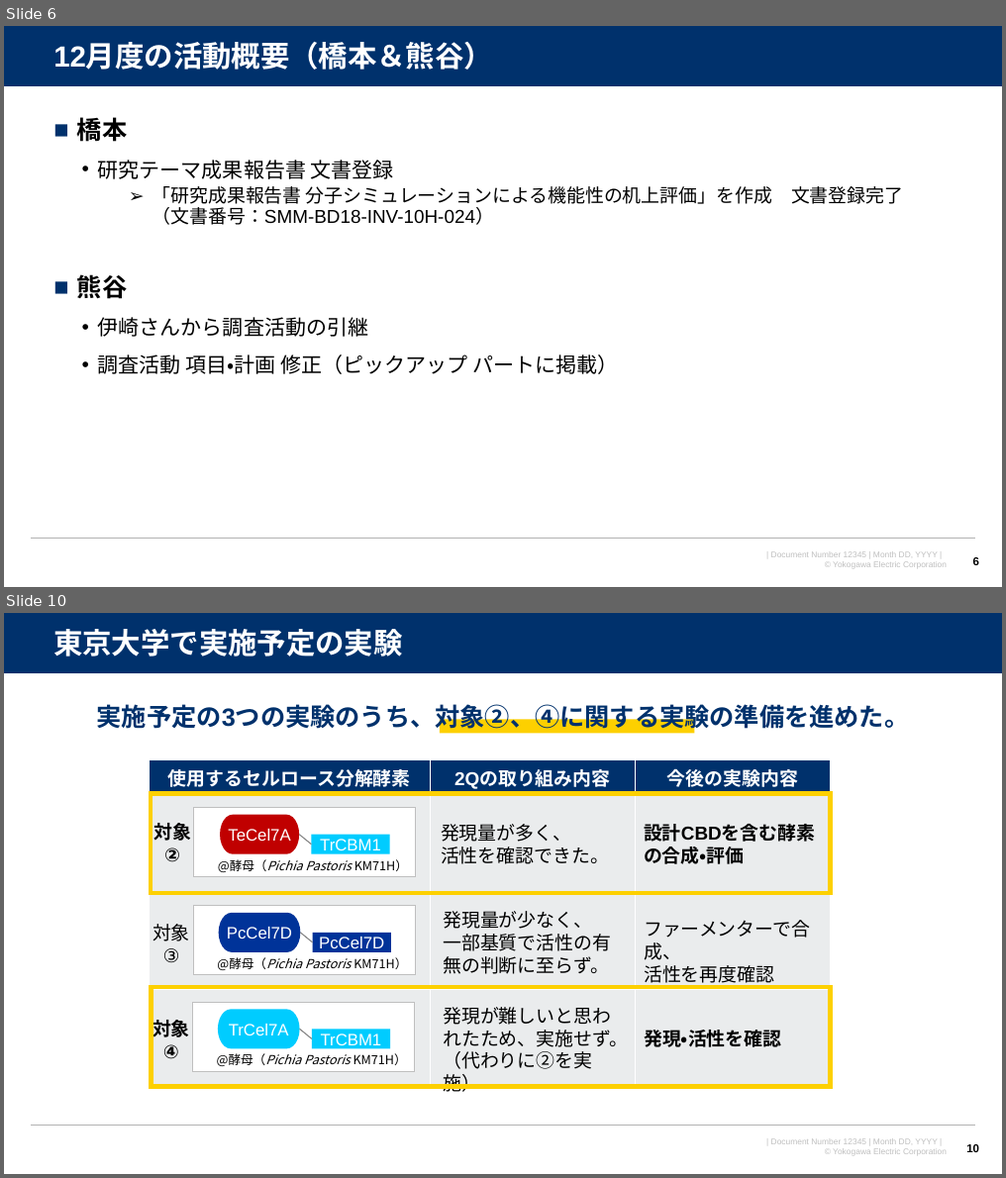
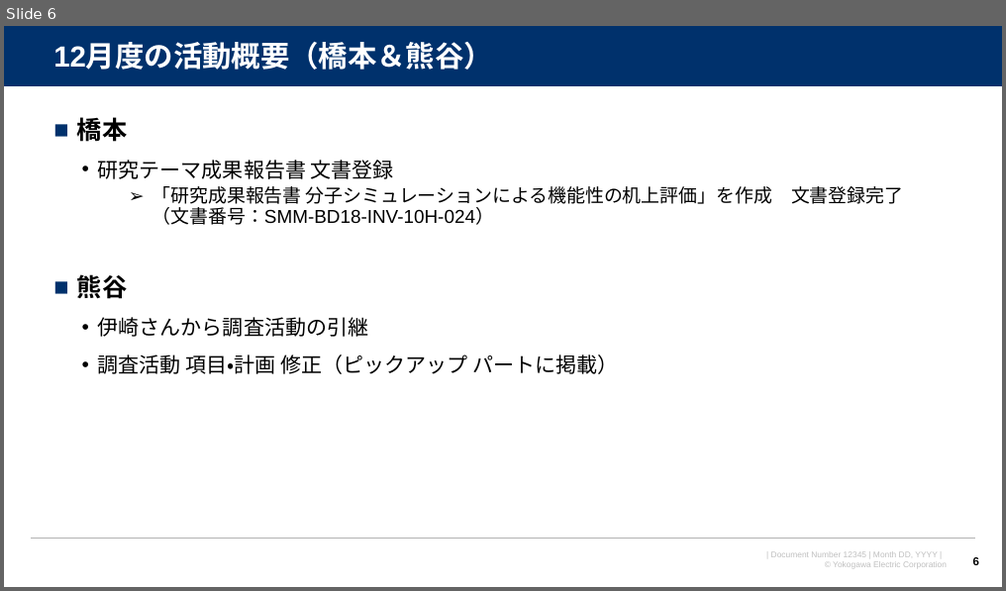
Before and after one commit to watarukumagai-git/denovo, a slide deck: survey_doc/2022年12月度月報_人工酵素設計.pptx. Shown one above the other, each under a label of ours: slides 6 and 10 before the commit, slide 6 after it; the slides between them are not shown. The pictures are 1006x1178 and 1006x591 pixels, drawn with LibreOffice and Linux fonts; fonts in the diff are those of the drawing; background and template pictures are left out. Boxes give left, top, right and bottom in pixels: in the first picture for what was removed or moved away, otherwise in the second. Text is boxed around its words. In the diff, an @@ line names an element or a change of style, - is before the commit and + after.

```diff
--- a/survey_doc/2022年12月度月報_人工酵素設計.pptx
+++ b/survey_doc/2022年12月度月報_人工酵素設計.pptx
@@ slide 10 removed at box(4, 613, 1002, 1174), background #FFFFFF; not listed: 4 template elements that a slide beside it also shows @@
@@ title removed at box(54, 629, 402, 657) @@
-東京大学で実施予定の実験
@@ text removed at box(97, 704, 909, 734) @@
-実施予定の3つの実験のうち、対象②、④に関する実験の準備を進めた。
@@ rectangle removed at box(440, 719, 695, 733) @@
@@ table removed at box(149, 761, 830, 1085), 4 rows, 3 columns @@
-使用するセルロース分解酵素 | 2Qの取り組み内容 | 今後の実験内容
- |  | 
- |  | 
- |  | 
@@ rectangle removed at box(151, 793, 831, 893) @@
@@ group removed at box(153, 808, 416, 877): 2 texts, 1 pentagon arrow, 1 pill shape, 1 rectangle, 1 line @@
-@酵母（Pichia Pastoris KM71H）
-TeCel7A
-TrCBM1
-対象
-②
@@ text removed at box(441, 824, 609, 864) @@
-発現量が多く、
-活性を確認できた。
@@ text removed at box(644, 824, 815, 864) @@
-設計CBDを含む酵素の合成・評価
@@ group removed at box(152, 906, 416, 975): 2 texts, 1 pentagon arrow, 1 pill shape, 1 rectangle, 1 line @@
-@酵母（Pichia Pastoris KM71H）
-PcCel7D
-PcCel7D
-対象
-③
@@ text removed at box(443, 911, 611, 974) @@
-発現量が少なく、
-一部基質で活性の有無の判断に至らず。
@@ text removed at box(644, 920, 810, 986) @@
-ファーメンターで合成、
-活性を再度確認
@@ rectangle removed at box(151, 987, 831, 1087) @@
@@ group removed at box(152, 1002, 415, 1072): 2 texts, 1 pentagon arrow, 1 pill shape, 1 rectangle, 1 line @@
-@酵母（Pichia Pastoris KM71H）
-TrCel7A
-TrCBM1
-対象
-④
@@ text removed at box(443, 1007, 628, 1069) @@
-発現が難しいと思われたため、実施せず。
-（代わりに②を実施）
@@ text removed at box(644, 1030, 781, 1048) @@
-発現・活性を確認
@@ page number removed at box(966, 1145, 979, 1153) @@
-10
```
Also in this commit, not shown: 17 slides changed, 12 other slides removed.
